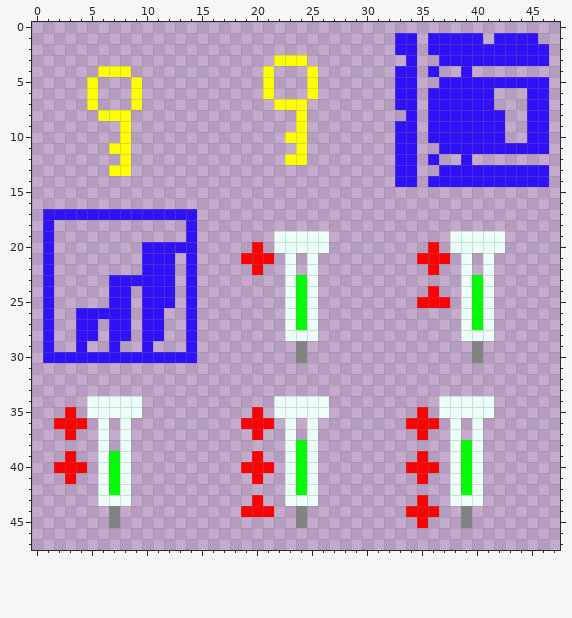
A pixel-art sprite gets an edit: sprites/misc.png. Above, as it was before the edit.
The file is 48x48 pixels. Pixels under 10% opacity are left out.
Once edited:
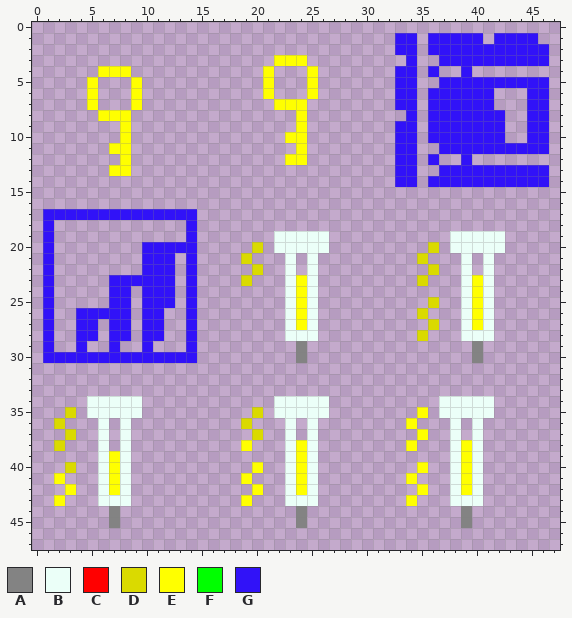
Palette (. is transparent): A #838383  B #ebfff8  C #ff0000  D #dada00  E #ffff00  F #00ff00  G #3112f8
The exact change:
@@ x 17..42 @@
 19 .....BBBBB...........BBBBB
-20 ...C.BBBBB.........C.BBBBB
-21 ..CCC.B.B.........CCC.B.B.
-22 ...C..B.B..........C..B.B.
-23 ......BFB.............BFB.
-24 ......BFB..........C..BFB.
-25 ......BFB.........CCC.BFB.
-26 ......BFB.............BFB.
-27 ......BFB.............BFB.
-28 ......BBB.............BBB.
+20 ...D.BBBBB.........D.BBBBB
+21 ..D...B.B.........D...B.B.
+22 ...D..B.B..........D..B.B.
+23 ..D...BEB.........D...BEB.
+24 ......BEB.............BEB.
+25 ......BEB..........D..BEB.
+26 ......BEB.........D...BEB.
+27 ......BEB..........D..BEB.
+28 ......BBB.........D...BBB.
 29 .......A...............A..
@@ x 0..47 @@
 34 .....BBBBB............BBBBB..........BBBBB......
-35 ...C.BBBBB..........C.BBBBB........C.BBBBB......
-36 ..CCC.B.B..........CCC.B.B........CCC.B.B.......
-37 ...C..B.B...........C..B.B.........C..B.B.......
-38 ......B.B..............BFB............BFB.......
-39 ...C..BFB...........C..BFB.........C..BFB.......
-40 ..CCC.BFB..........CCC.BFB........CCC.BFB.......
-41 ...C..BFB...........C..BFB.........C..BFB.......
-42 ......BFB..............BFB............BFB.......
-43 ......BBB...........C..BBB.........C..BBB.......
-44 .......A...........CCC..A.........CCC..A........
-45 .......A................A..........C...A........
+35 ...D.BBBBB..........D.BBBBB........E.BBBBB......
+36 ..D...B.B..........D...B.B........E...B.B.......
+37 ...D..B.B...........D..B.B.........E..B.B.......
+38 ..D...B.B..........E...BEB........E...BEB.......
+39 ......BEB..............BEB............BEB.......
+40 ...D..BEB...........E..BEB.........E..BEB.......
+41 ..E...BEB..........E...BEB........E...BEB.......
+42 ...E..BEB...........E..BEB.........E..BEB.......
+43 ..E...BBB..........E...BBB........E...BBB.......
+44 .......A................A..............A........
+45 .......A................A..............A........
 46 ................................................
